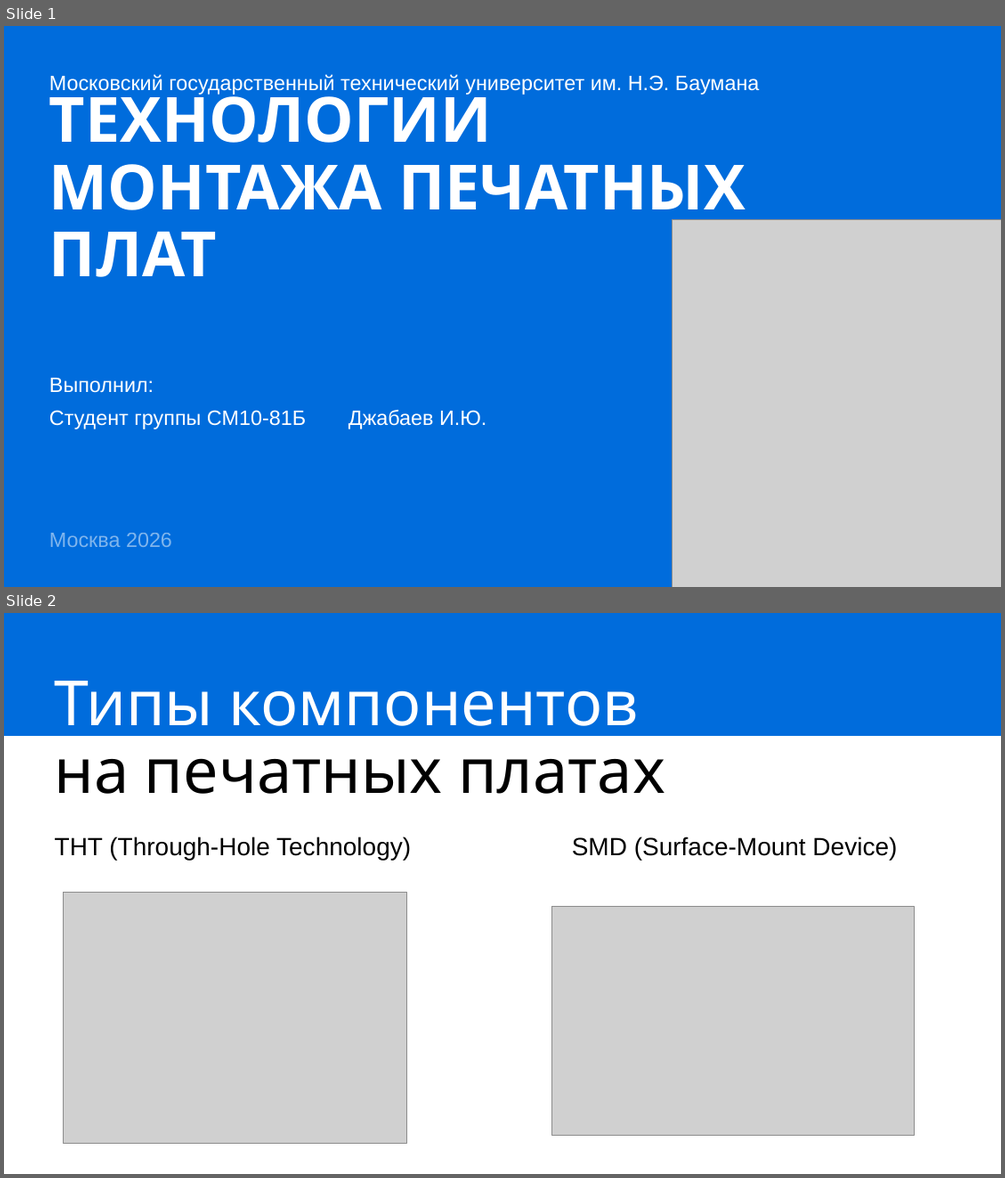
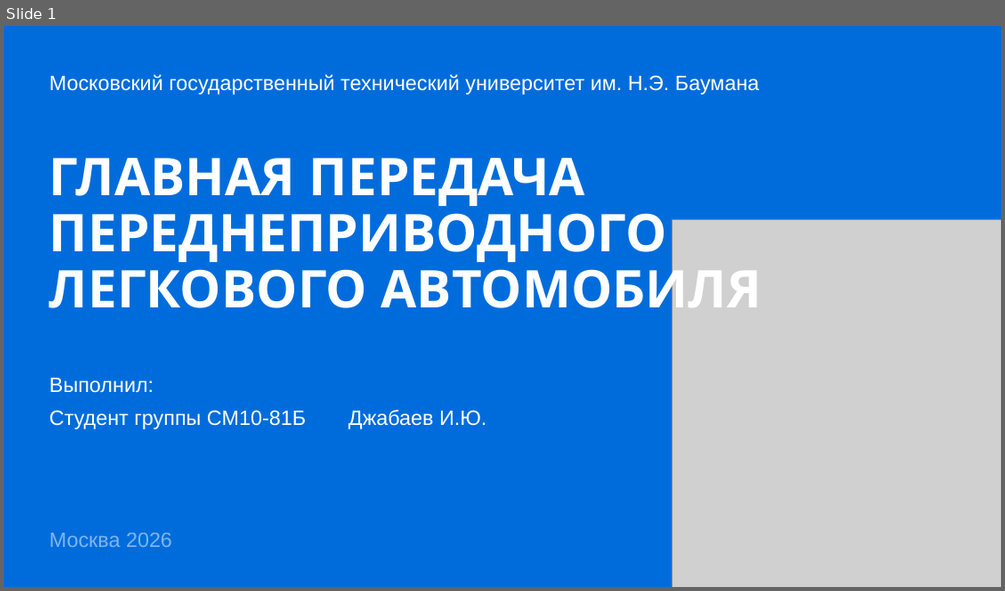
Before and after one commit to IbrahimDzheby/Diplom, a slide deck: МРиПЭ/Защита.pptx. Shown one above the other, each under a label of ours: slides 1 and 2 before the commit, slide 1 after it. The pictures are 1005x1178 and 1005x591 pixels, drawn with LibreOffice and Linux fonts; fonts in the diff are those of the drawing; grey boxes stand for pictures. Boxes give left, top, right and bottom in pixels: in the first picture for what was removed or moved away, otherwise in the second. Text is boxed around its words. In the diff, an @@ line names an element or a change of style, - is before the commit and + after.

```diff
--- a/МРиПЭ/Защита.pptx
+++ b/МРиПЭ/Защита.pptx
@@ slide 2 removed at (4,613,1001,1174), background #FFFFFF @@
@@ rectangle removed at (4,613,1001,736) @@
@@ title removed at (55,681,665,794) @@
-Типы компонентов
-на печатных платах
@@ text removed at (55,836,411,860) @@
-THT (Through-Hole Technology)
@@ text removed at (572,836,897,860) @@
-SMD (Surface-Mount Device)
@@ picture removed at (63,892,406,1143) @@
@@ picture removed at (552,906,914,1135) @@
@@ slide 1 changed as well @@
@@ title at (49,158,761,321): text changed; size 60 to 50 pt @@
-ТЕХНОЛОГИИ МОНТАЖА ПЕЧАТНЫХ ПЛАТ
+ГЛАВНАЯ ПЕРЕДАЧА
+ПЕРЕДНЕПРИВОДНОГО
+ЛЕГКОВОГО АВТОМОБИЛЯ
```
Also in this commit, not shown: 10 slides added, 9 other slides removed, 3 other files.
